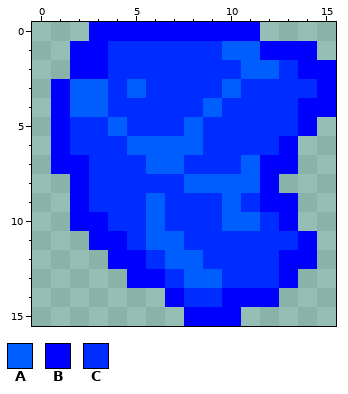
Pixel-art sprite, stored at blast/leech.png. That is the earlier state.
The file is 16x16 pixels.
Palette (. is transparent): A #005eff  B #0000ff  C #002dff
Pixels before, first column x 1:
 0 ..BBBBBBBBB....
 1 .BBCCCCCCAABBB.
 2 .BBCCCCCCCAACBB
 3 BAACACCCCACCCCB
 4 BAACCCCCACCCCBB
 5 BCCACCCACCCCCB.
 6 BCCCAAAACCCCB..
 7 BBCCCAACCCABB..
 8 .BCCCCCAAAAB...
 9 .BCCCACCCACBB..
10 .BBCCACCCAACB..
11 ..BBCAACCCCCCB.
12 ...BBCAACCCCBB.
13 ....BBCAACCCB..
14 ......BCCBBB...
15 .......BBB.....
The result:
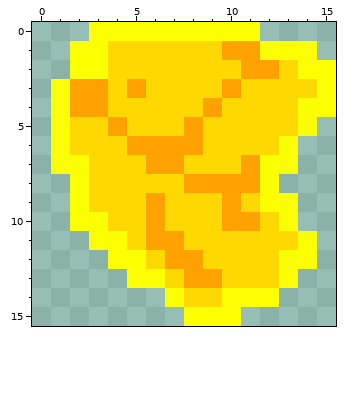
What changed:
colour A: #005eff -> #ffa201
colour B: #0000ff -> #fcff01
colour C: #002dff -> #ffd801
Where, in picture pixels (left, top, right, bottom), the same in both pictures:
changed: (51, 22, 336, 326)
